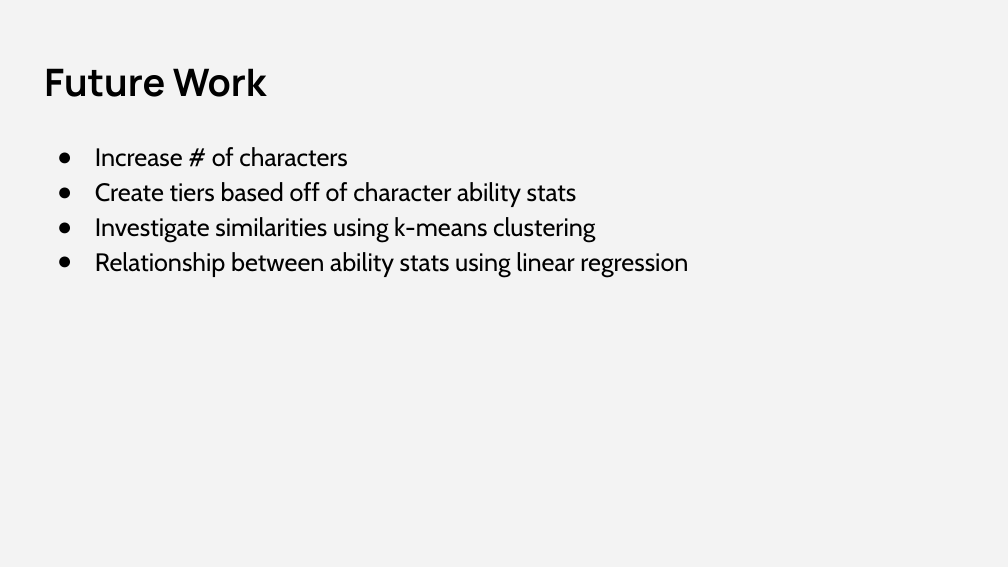
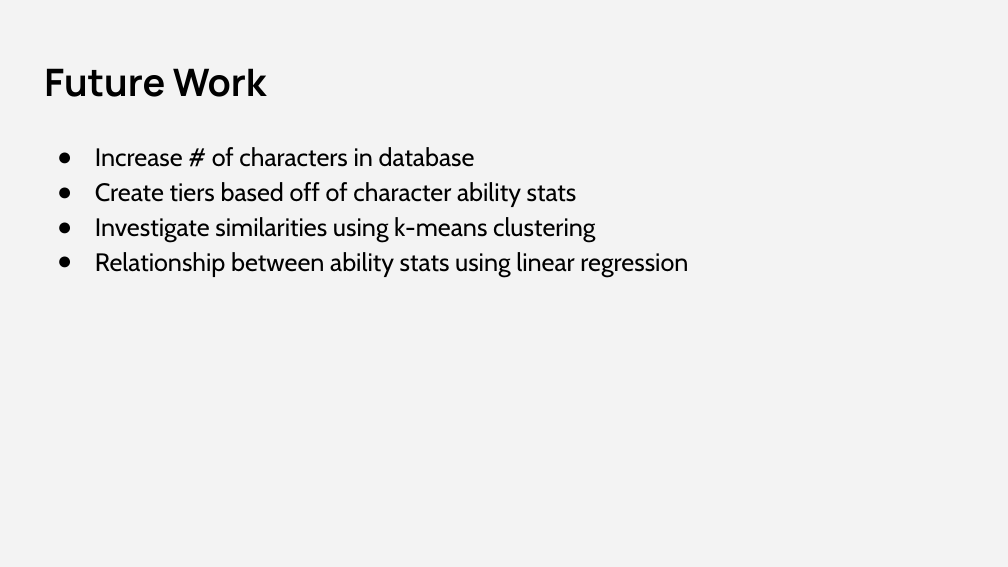
Before and after one commit to jmasurovsky/Superhero_ML, a slide deck: slide 22 of Presentation/Superhero_ML.pptx (slide 19 before the commit). Drawn at 1008x567 pixels with LibreOffice and Linux fonts; fonts in the diff are those of the drawing. Boxes give left, top, right and bottom in pixels: in the first picture for what was removed or moved away, otherwise in the second. Text is boxed around its words. In the diff, an @@ line names an element or a change of style, - is before the commit and + after.

```diff
--- a/Presentation/Superhero_ML.pptx
+++ b/Presentation/Superhero_ML.pptx
@@ text at [95,147,475,167]: text changed @@
-● Increase # of characters
+● Increase # of characters in database
```
Also in this commit, not shown: 2 other slides changed, 4 slides added, 1 slide removed, 1 other file.
